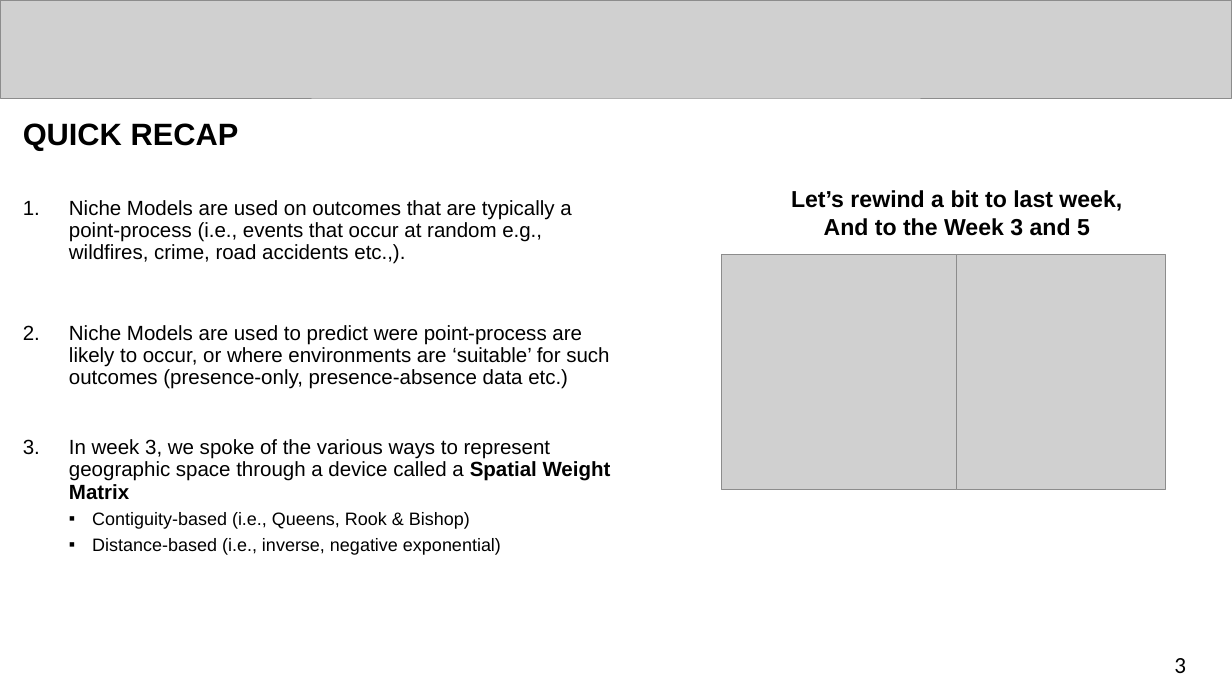
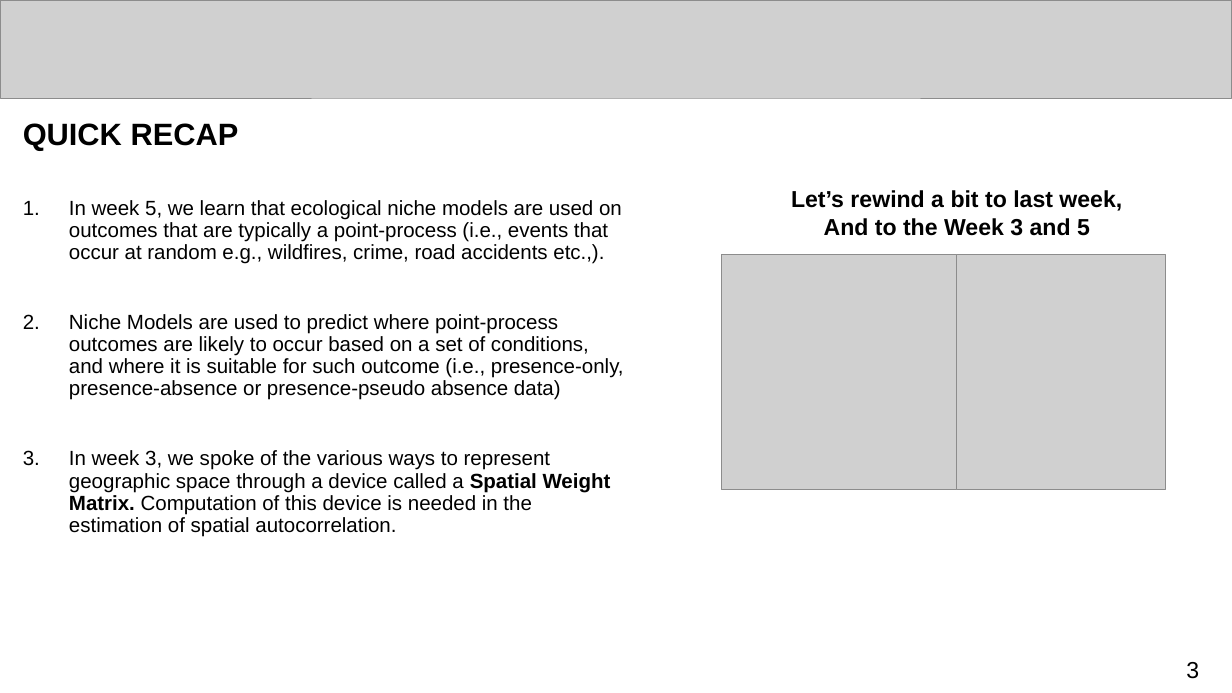
Before and after one commit to UCLPG-MSC-SGDS/GEOG0114, a slide deck: slide 3 of Lecture_notes_powerpoint/Week 6 Lecture Notes - Geostatistical Modelling.pptx. Drawn at 1232x693 pixels with LibreOffice and Linux fonts; fonts in the diff are those of the drawing; grey boxes stand for pictures. Boxes give left, top, right and bottom in pixels: in the first picture for what was removed or moved away, otherwise in the second. Text is boxed around its words. In the diff, an @@ line names an element or a change of style, - is before the commit and + after.

```diff
--- a/Lecture_notes_powerpoint/Week 6 Lecture Notes - Geostatistical Modelling.pptx
+++ b/Lecture_notes_powerpoint/Week 6 Lecture Notes - Geostatistical Modelling.pptx
@@ text at (69,200,624,537): text changed @@
-1. Niche Models are used on outcomes that are typically a point-process (i.e., events that occur at random e.g., wildfires, crime, road accidents etc.,).
-2. Niche Models are used to predict were point-process are likely to occur, or where environments are ‘suitable’ for such outcomes (presence-only, presence-absence data etc.)
-3. In week 3, we spoke of the various ways to represent geographic space through a device called a Spatial Weight Matrix
-  ▪ Contiguity-based (i.e., Queens, Rook & Bishop)
-  ▪ Distance-based (i.e., inverse, negative exponential)
+1. In week 5, we learn that ecological niche models are used on outcomes that are typically a point-process (i.e., events that occur at random e.g., wildfires, crime, road accidents etc.,).
+2. Niche Models are used to predict where point-process outcomes are likely to occur based on a set of conditions, and where it is suitable for such outcome (i.e., presence-only, presence-absence or presence-pseudo absence data)
+3. In week 3, we spoke of the various ways to represent geographic space through a device called a Spatial Weight Matrix. Computation of this device is needed in the estimation of spatial autocorrelation.
@@ page number: place and size @@
-page number at (1174,658,1186,673)
+page number at (1186,662,1199,679)
@@ page number at (1186,662,1199,679): font Calibri to Arial @@
```
Also in this commit, not shown: 34 other slides changed, 4 slides added, 3 other files.
